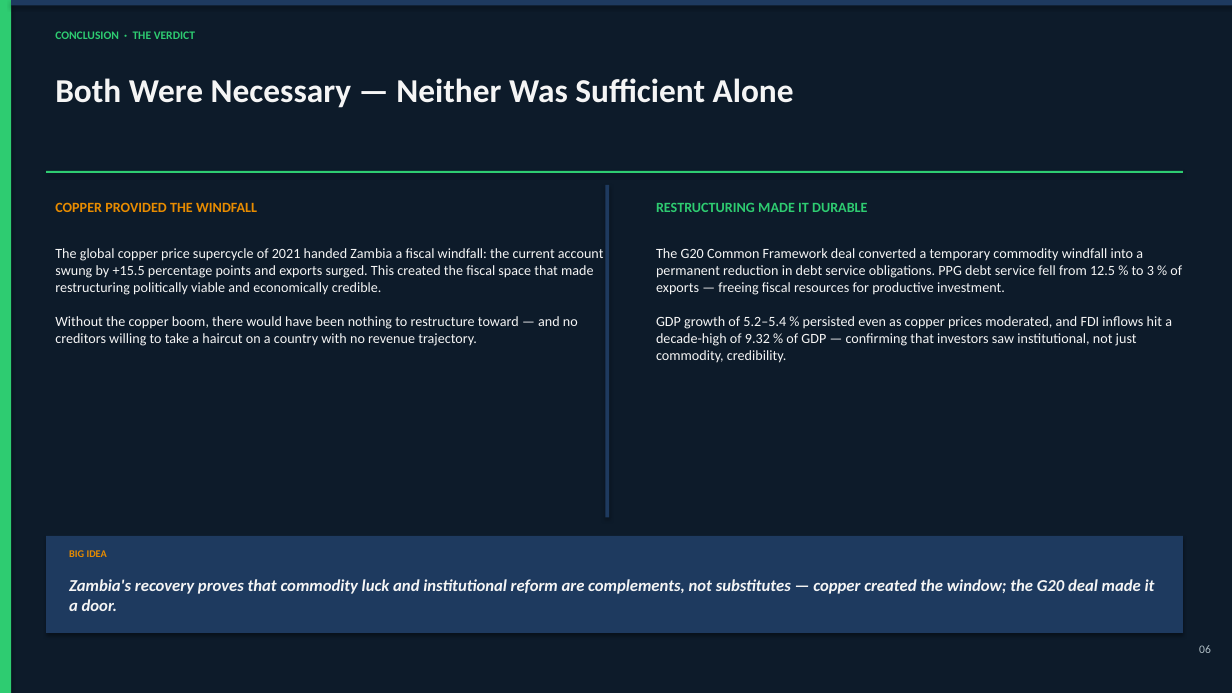
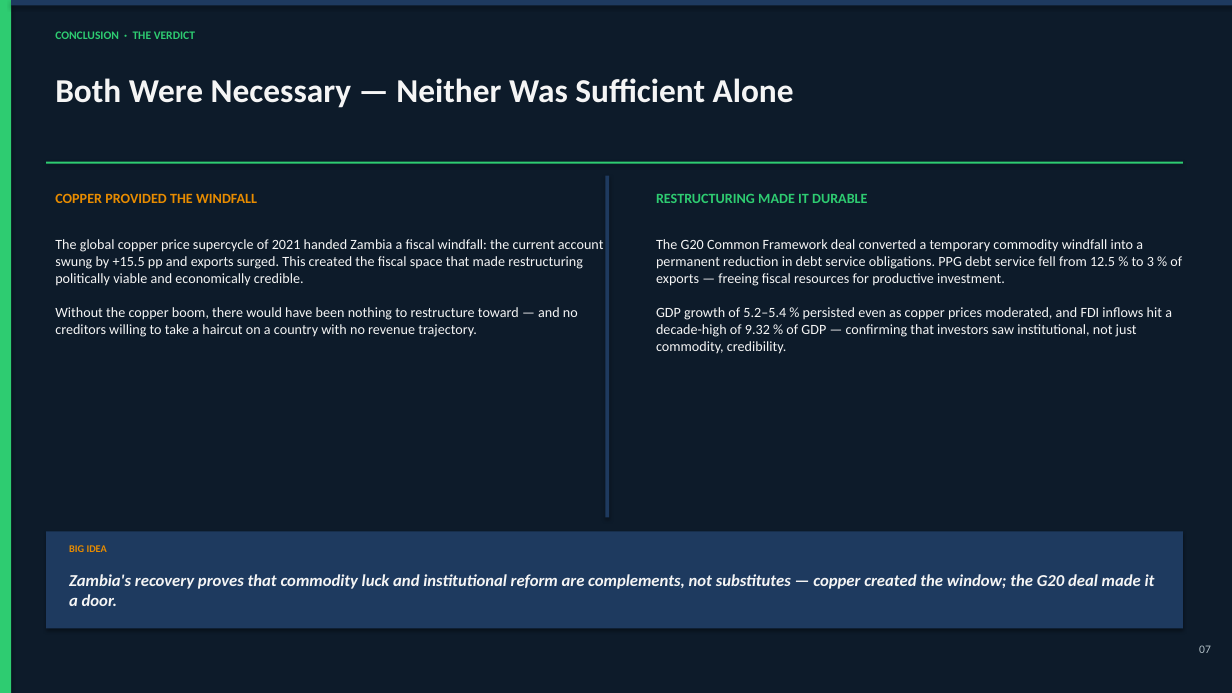
Before and after one commit to Boldwin0732/Zambia-Economic-recovery, a slide deck: slide 7 of Zambia_Economic_Recovery_Presentation.pptx (slide 6 before the commit). Drawn at 1232x693 pixels with LibreOffice and Linux fonts; fonts in the diff are those of the drawing. Boxes give left, top, right and bottom in pixels: in the first picture for what was removed or moved away, otherwise in the second. Text is boxed around its words. In the diff, an @@ line names an element or a change of style, - is before the commit and + after.

```diff
--- a/Zambia_Economic_Recovery_Presentation.pptx
+++ b/Zambia_Economic_Recovery_Presentation.pptx
@@ rectangle: place and size @@
-rectangle at (46,171,1183,173)
+rectangle at (46,162,1183,164)
@@ rectangle: place and size @@
-rectangle at (605,185,609,518)
+rectangle at (605,176,609,518)
@@ text "COPPER PROVIDED THE WINDFALL": place and size @@
-text "COPPER PROVIDED THE WINDFALL" at (55,202,257,212)
+text "COPPER PROVIDED THE WINDFALL" at (55,193,257,203)
@@ text "RESTRUCTURING MADE IT DURABLE": place and size @@
-text "RESTRUCTURING MADE IT DURABLE" at (656,202,867,212)
+text "RESTRUCTURING MADE IT DURABLE" at (656,193,867,203)
@@ text at (55,239,604,337): text changed @@
-The global copper price supercycle of 2021 handed Zambia a fiscal windfall: the current account swung by +15.5 percentage points and exports surged. This created the fiscal space that made restructuring politically viable and economically credible.
-Without the copper boom, there would have been nothing to restructure toward — and no creditors willing to take a haircut on a country with no revenue trajectory.
+The global copper price supercycle of 2021 handed Zambia a fiscal windfall: the current account swung by +15.5 pp and exports surged. This created the fiscal space that made restructuring politically viable and economically credible.
+Without the copper boom, there would have been nothing to restructure toward — and no creditors willing to take a haircut on a country with no revenue trajectory.
@@ text "The G20 Common Framework deal ...": place and size @@
-text "The G20 Common Framework deal ..." at (656,248,1182,363)
+text "The G20 Common Framework deal ..." at (656,239,1182,354)
@@ rectangle: place and size @@
-rectangle at (46,536,1183,633)
+rectangle at (46,531,1183,628)
@@ text "BIG IDEA": place and size @@
-text "BIG IDEA" at (69,550,107,557)
+text "BIG IDEA" at (69,545,107,552)
@@ text "Zambia's recovery proves that commodity ...": place and size @@
-text "Zambia's recovery proves that commodity ..." at (69,579,1155,611)
+text "Zambia's recovery proves that commodity ..." at (69,574,1155,606)
@@ text at (1199,645,1211,653): text changed @@
-06
+07
```
Also in this commit, not shown: 5 other slides changed, 1 slide added, 1 other file.
